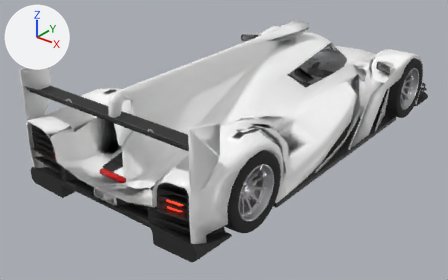
Two versions of the glTF model public/models/cars/lyon_lmp.glb, one commit apart.
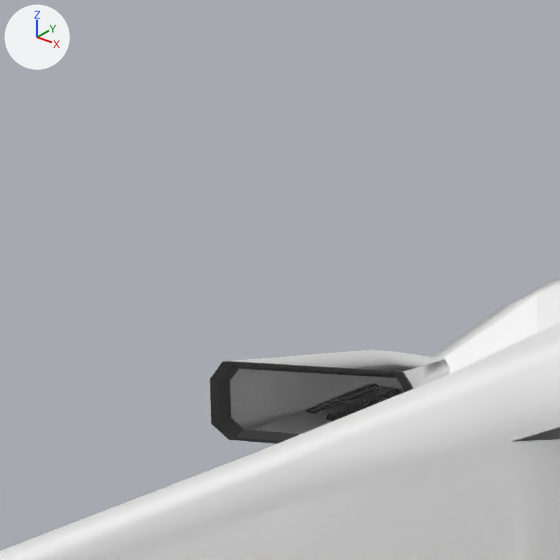
The first picture shows the older version from a camera (50 mm lens) standing at (3.42, -4.95, 2.87) and looking at (-0.22, -0.4, 0.05). The close-ups show the older and then the newer version on the part from 50% to 60% of the width and 1% to 18% of the height of that picture. Only the edits that show in the close-ups are written down. Every picture has the same lights, and +X, +Y and +Z are marked at upper left. Where no turn or scale is listed for an object, it has been applied to the vertices. Vertices at exactly the same position are counted once.

Objects in the first close-up: 'Body', 'Glass', 'Trim'.
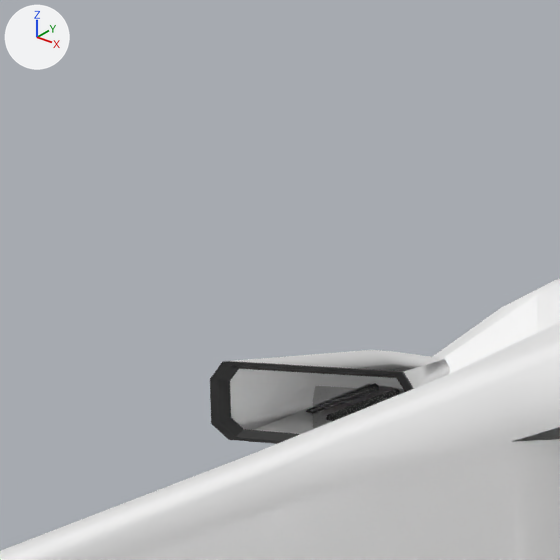
Where the newer file only moved an object's origin or applied its transform, the numbers keep the older frame.

Changed parts and their boxes [x1, y1, x2, y2] in the close-ups (560 x 560 px):
'Glass', reshaped
    before: [230, 369, 404, 434]
    after: [313, 386, 407, 429]

The change, as a diff of the scene's bpy script:
```diff
--- a/public/models/cars/lyon_lmp.glb.py
+++ b/public/models/cars/lyon_lmp.glb.py
@@ me_body_009 @@
 # used by ob_glass; location = (0.0, 0.0, 0.0)
-me_body_009.from_pydata(...)  # 46 vertices, 44 faces; spans x -0.95..0.95, y -0.02..1.38, z 0.62..0.87
+me_body_009.from_pydata(...)  # 46 vertices, 44 faces; spans x -0.84..0.84, y -0.02..1.38, z 0.62..0.87
+# me_body_009 part 1: the loose piece of 8 vertices spanning x -0.95..-0.78, y 0.88..0.95, z 0.69..0.75 is moved by (0.1, 0.0, 0.0)
+# other edits to the shape of me_body_009 do not show in these pictures
 me_body_009.materials.append(mat_glass)
```
